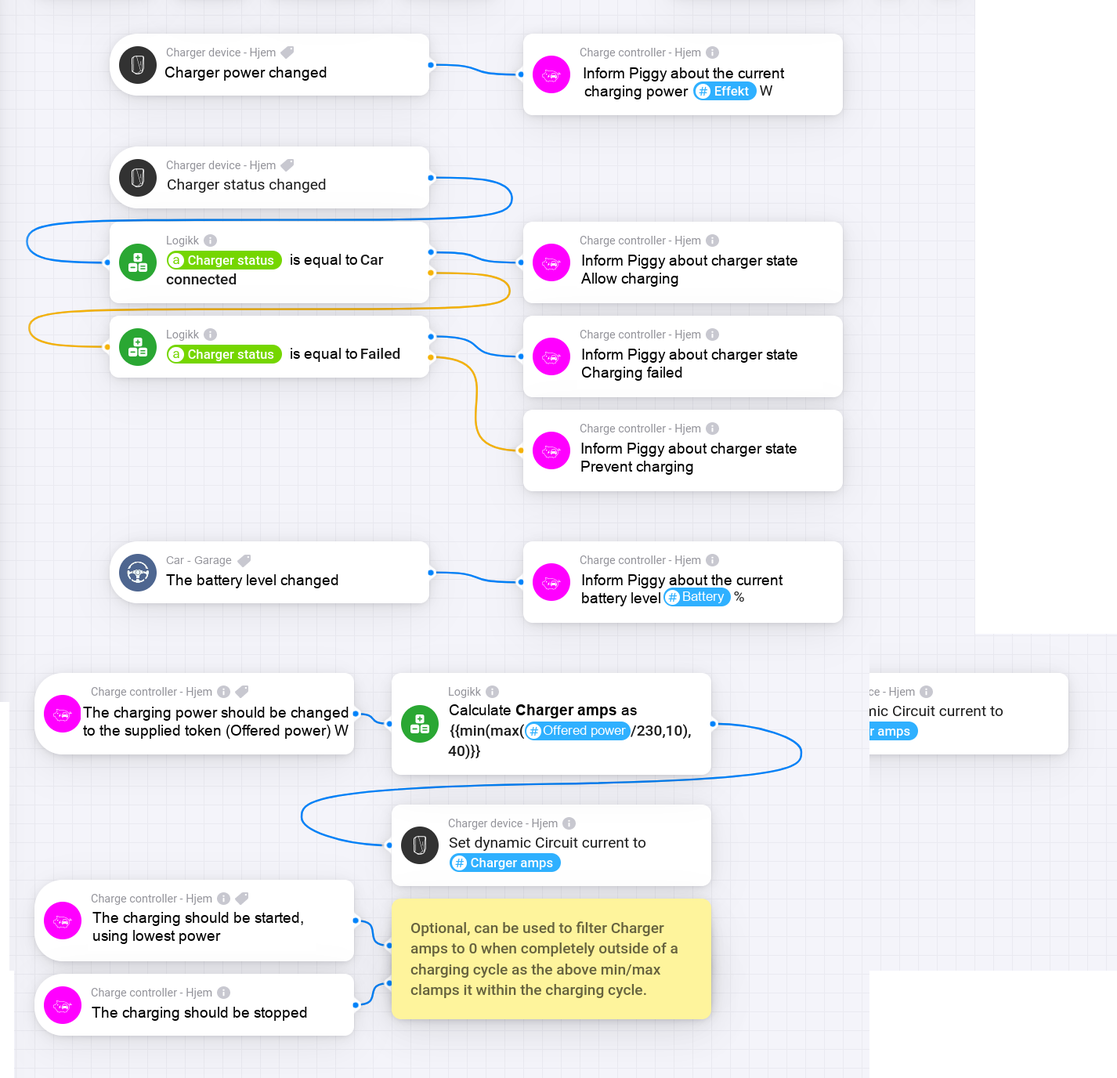
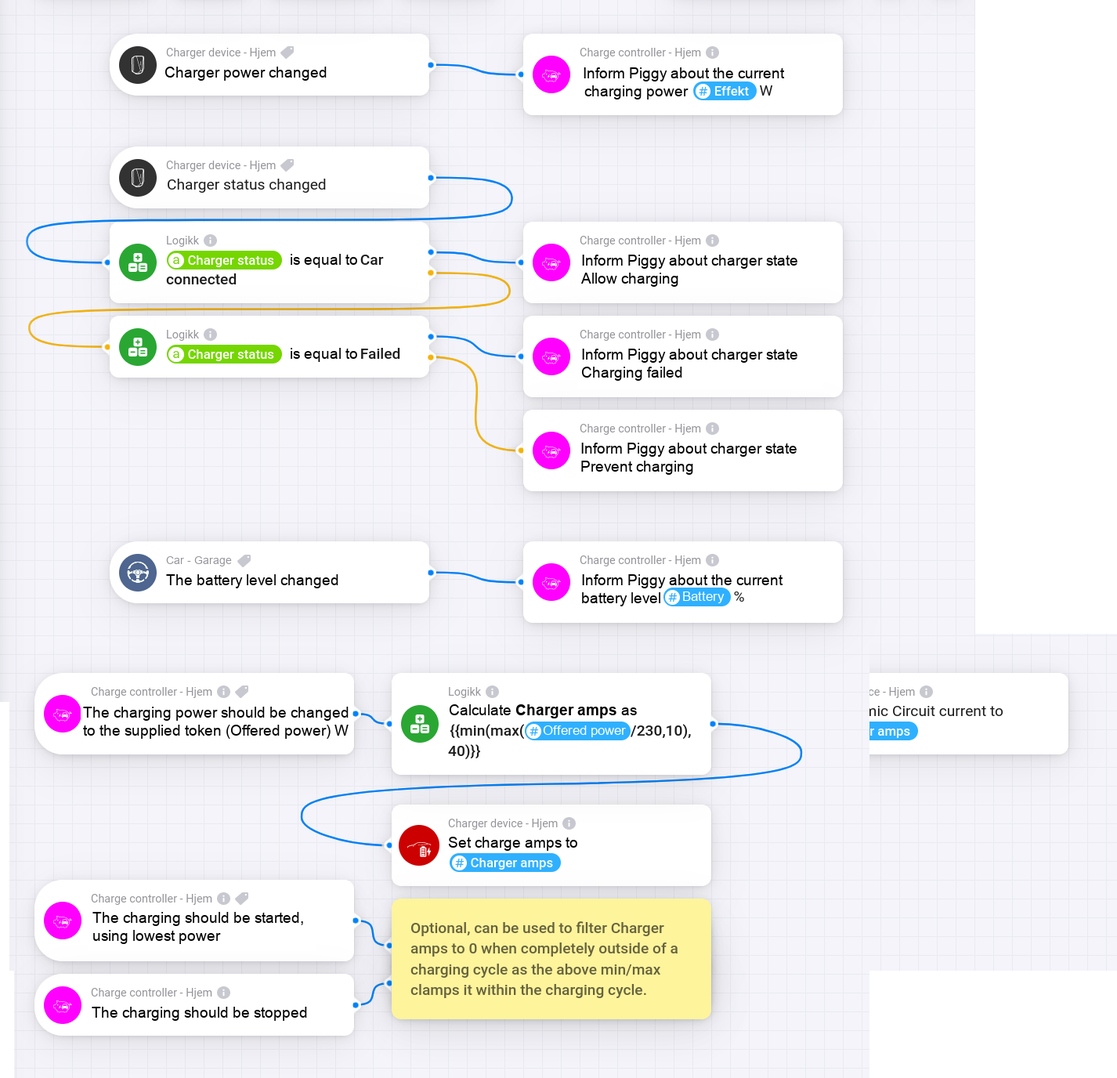
Layered file, before and after one edit (1117px x 1078px). Changes by layer:
renamed "Pasted Layer #3" to "Set charge amps to", moved it above "Pasted Layer", painted on it over [398, 824, 647, 866]
moved "Pasted Layer" above "Pasted Layer #1", painted on it over [398, 824, 647, 866]
painted on "Background #1" over [447, 836, 647, 851]
painted on "Background" over [398, 824, 647, 866]
